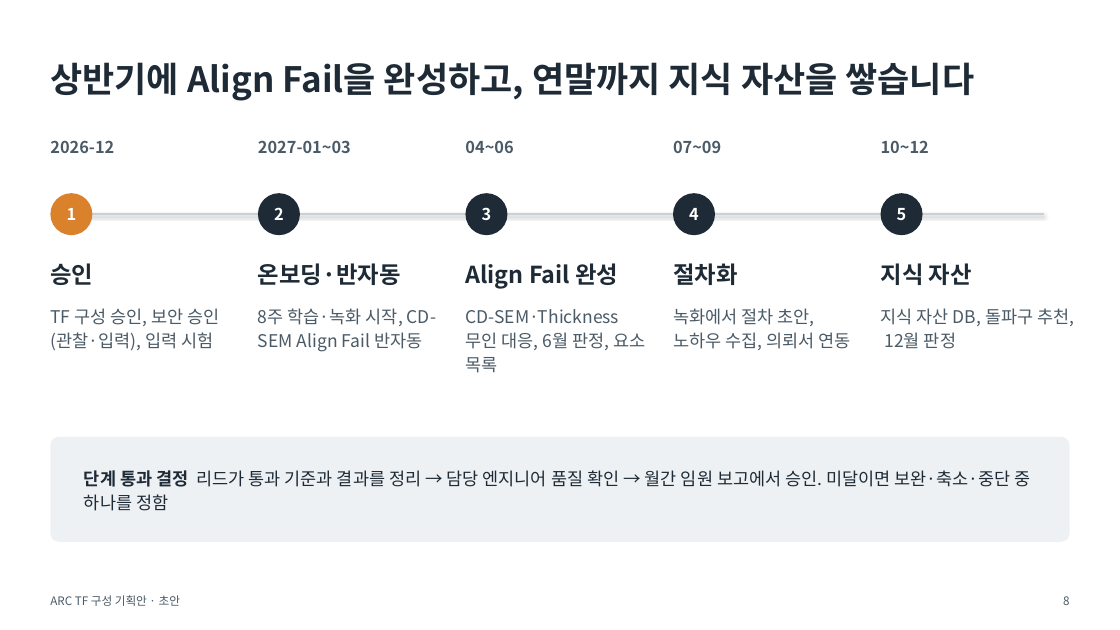
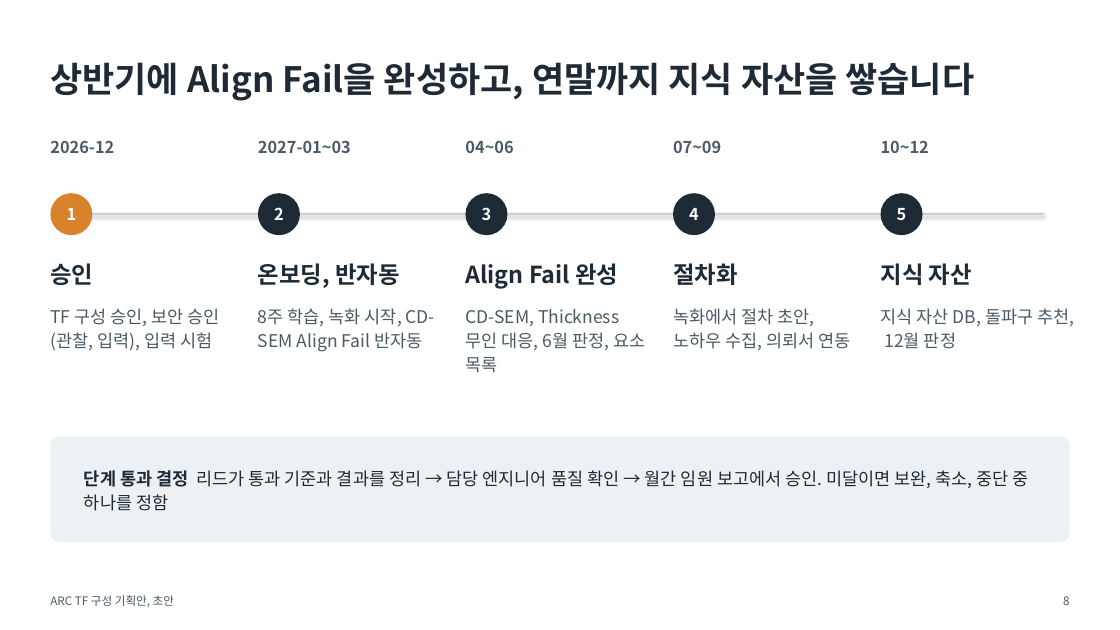
Before and after one commit to DarrenKoi/pm_notes, a slide deck: slide 8 of my-task/arc-tf/deliverables/arc-tf-proposal.pptx. Drawn at 1120x630 pixels with LibreOffice and Linux fonts; fonts in the diff are those of the drawing. Boxes give left, top, right and bottom in pixels: in the first picture for what was removed or moved away, otherwise in the second. Text is boxed around its words. In the diff, an @@ line names an element or a change of style, - is before the commit and + after.

```diff
--- a/my-task/arc-tf/deliverables/arc-tf-proposal.pptx
+++ b/my-task/arc-tf/deliverables/arc-tf-proposal.pptx
@@ text at <box>258,263,399,288</box>: text changed @@
-온보딩·반자동
+온보딩, 반자동
@@ text at <box>50,308,220,351</box>: text changed @@
-TF 구성 승인, 보안 승인(관찰·입력), 입력 시험
+TF 구성 승인, 보안 승인(관찰, 입력), 입력 시험
@@ text at <box>258,308,435,352</box>: text changed @@
-8주 학습·녹화 시작, CD-SEM Align Fail 반자동
+8주 학습, 녹화 시작, CD-SEM Align Fail 반자동
@@ text at <box>465,309,645,373</box>: text changed @@
-CD-SEM·Thickness 무인 대응, 6월 판정, 요소 목록
+CD-SEM, Thickness 무인 대응, 6월 판정, 요소 목록
@@ text at <box>84,470,1029,511</box>: text changed @@
-단계 통과 결정 리드가 통과 기준과 결과를 정리 → 담당 엔지니어 품질 확인 → 월간 임원 보고에서 승인. 미달이면 보완·축소·중단 중 하나를 정함
+단계 통과 결정 리드가 통과 기준과 결과를 정리 → 담당 엔지니어 품질 확인 → 월간 임원 보고에서 승인. 미달이면 보완, 축소, 중단 중 하나를 정함
@@ text at <box>50,595,174,607</box>: text changed @@
-ARC TF 구성 기획안 · 초안
+ARC TF 구성 기획안, 초안
```
Also in this commit, not shown: 9 other slides changed, 28 other files.
